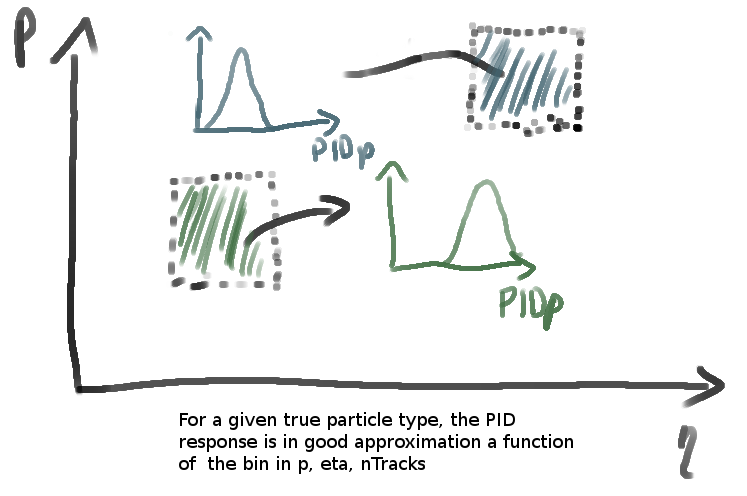
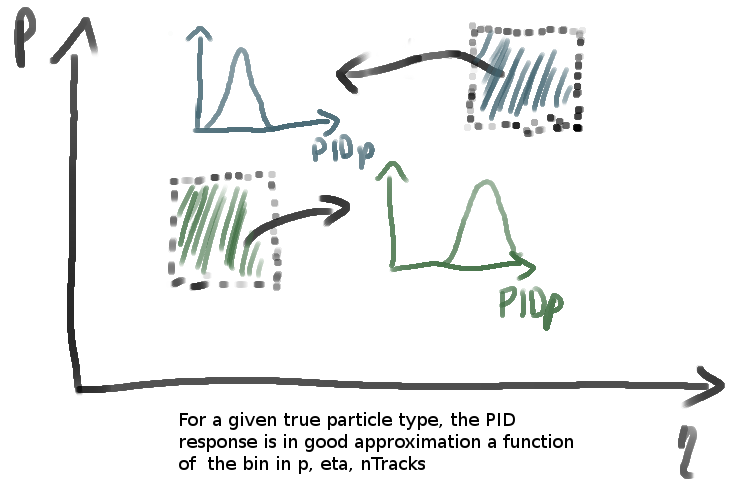
The second w=747, h=496 image is a revision of the first. Changes to its layers:
painted on "Background" over [336, 51, 371, 96]
